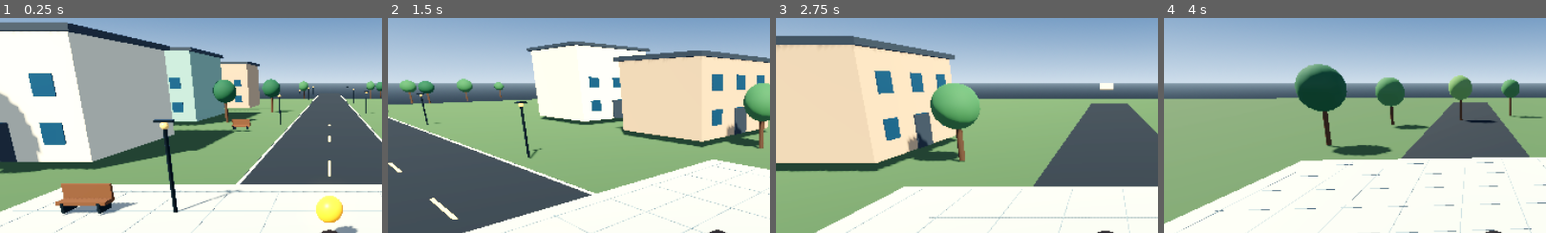
Above: before the commit, frames 1-4 (left to right).
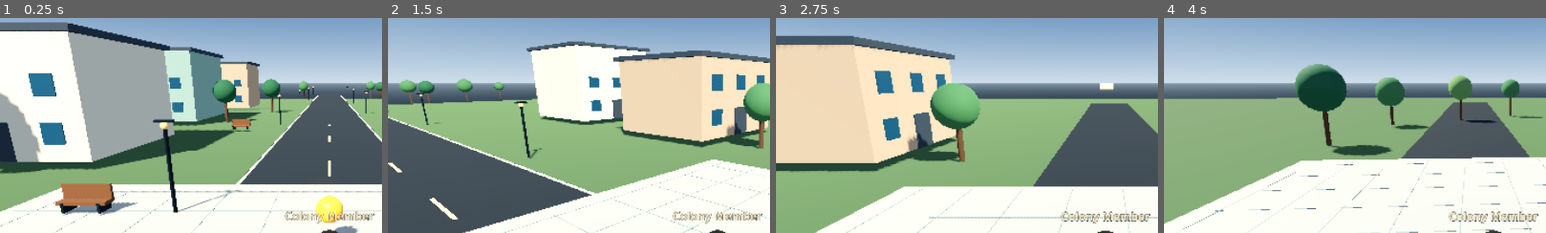
Above: after the commit, the same moments.

Repository: itok1234/FAMILY-COLONY
Game: Godot game, scene res://scenes/world.tscn
Same seed, same stepped clock (60 frames per second), same inputs: the game is played once before the commit and once after it.
Inputs (mouse positions are % of the whole screen's width and height, from its top left):
- Up to frame 1 (0.25 s): no input
- Up to frame 2 (1.5 s): drag from (16, 83) to (60, 28) at 0.52 s; drag from (30, 55) to (45, 70) at 1.27 s
- Up to frame 3 (2.75 s): move the mouse to (60, 28) at 2.02 s; hold D (move_right) from 2.03 s (still down); hold E (interact) from 2.03 s (still down)
- Up to frame 4 (4 s): release D (move_right) at 2.75 s; release E (interact) at 2.75 s; drag from (45, 70) to (20, 35) at 2.77 s; move the mouse to (80, 65) at 3.52 s; hold A (move_left) from 3.53 s (still down); hold E (interact) from 3.53 s (still down)
The pictures show only the part of the screen within x 7-57%, y 16-66%; the shares and areas given below are measured in that part.

The runs differ from the first frame. In frame 1, 0.7% of the frame differs, in the area x 74-98%, y 89-96%; in frame 2, 0.7%; in frame 3, 0.8%; in frame 4, 0.8%.

Commit message:
Add verified member nameplate to 3D avatar

Diff:
--- a/godot_world/scripts/avatar_visual.gd
+++ b/godot_world/scripts/avatar_visual.gd
@@ -7,6 +7,7 @@
 var _action_time := 0.0
 var _is_seated := false
 var _head: Node3D
+var _name_label: Label3D
 var _left_arm: Node3D
 var _right_arm: Node3D
 var _left_leg: Node3D
@@ -35,6 +36,13 @@
 			continue
 		var fallback: Color = material.albedo_color
 		material.albedo_color = Color.from_string(str(appearance[key]), fallback)
+
+
+func set_display_name(value: String) -> void:
+	if _name_label == null:
+		return
+	var clean_name := value.strip_edges()
+	_name_label.text = "Colony Member" if clean_name.is_empty() else clean_name.left(24)
 
 
 func get_appearance_snapshot() -> Dictionary:
@@ -123,6 +131,19 @@
 	_add_sphere(_head, "RightBrow", Vector3(0.078, 0.079, -0.195), Vector3(0.047, 0.012, 0.014), hair)
 	_add_sphere(_head, "Nose", Vector3(0, -0.018, -0.224), Vector3(0.032, 0.045, 0.035), skin)
 	_add_sphere(_head, "Mouth", Vector3(0, -0.105, -0.207), Vector3(0.045, 0.012, 0.012), lip)
+
+	_name_label = Label3D.new()
+	_name_label.name = "VerifiedMemberName"
+	_name_label.text = "Colony Member"
+	_name_label.position = Vector3(0, 2.42, 0)
+	_name_label.billboard = BaseMaterial3D.BILLBOARD_ENABLED
+	_name_label.font_size = 36
+	_name_label.pixel_size = 0.006
+	_name_label.outline_size = 6
+	_name_label.modulate = Color(1.0, 0.91, 0.72, 1.0)
+	_name_label.outline_modulate = Color(0.025, 0.04, 0.065, 0.92)
+	add_child(_name_label)
+
 	_left_arm = _make_limb("LeftArm", Vector3(-0.34, 1.42, 0), skin, 0.115, 0.72)
 	_right_arm = _make_limb("RightArm", Vector3(0.34, 1.42, 0), skin, 0.115, 0.72)
 	_left_arm.rotation.z = -0.12
